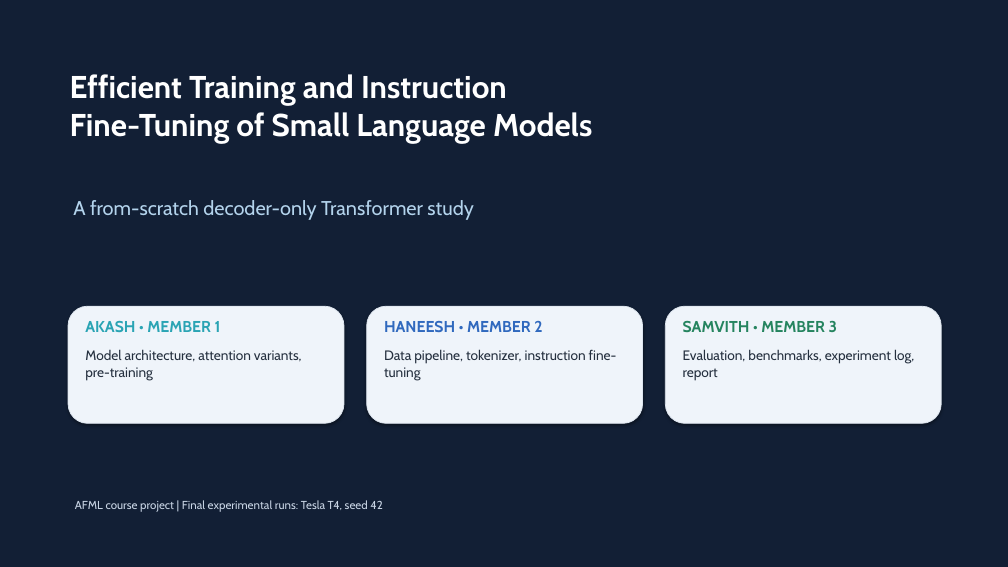
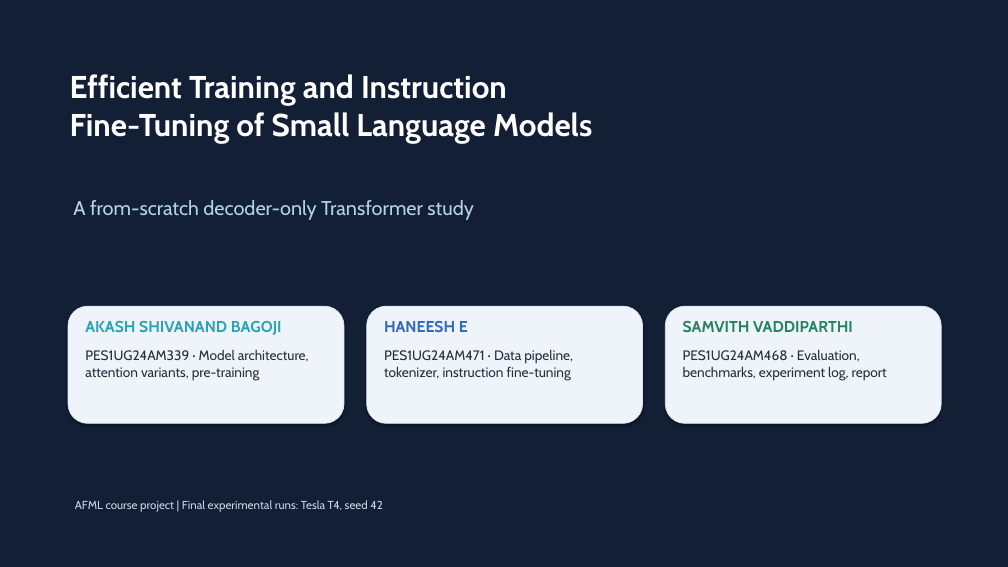
Before and after one commit to akashsb2005/AFML-Project, a slide deck: slide 1 of AFML_Project_Final_Presentation_Updated.pptx. Drawn at 1008x567 pixels with LibreOffice and Linux fonts; fonts in the diff are those of the drawing. Boxes give left, top, right and bottom in pixels: in the first picture for what was removed or moved away, otherwise in the second. Text is boxed around its words. In the diff, an @@ line names an element or a change of style, - is before the commit and + after.

Commit message:
Add team SRNs and full names; add the paper, template slides and video script
SRNs and university names: Akash Shivanand Bagoji (PES1UG24AM339), Haneesh E
(PES1UG24AM471), Samvith Vaddiparthi (PES1UG24AM468) in the README, final report,
methodology, Member 1 record and the title slide of the existing deck. Add the
IEEE paper source (paper/), the slides on the official course template, and the
presentation video script.

```diff
--- a/AFML_Project_Final_Presentation_Updated.pptx
+++ b/AFML_Project_Final_Presentation_Updated.pptx
@@ text at [85, 321, 282, 335]: text changed @@
-AKASH • MEMBER 1
+AKASH SHIVANAND BAGOJI
@@ text at [384, 321, 468, 332]: text changed @@
-HANEESH • MEMBER 2
+HANEESH E
@@ text at [683, 321, 853, 332]: text changed @@
-SAMVITH • MEMBER 3
+SAMVITH VADDIPARTHI
@@ text at [85, 349, 309, 381]: text changed @@
-Model architecture, attention variants, pre-training
+PES1UG24AM339 · Model architecture, attention variants, pre-training
@@ text at [384, 349, 573, 381]: text changed @@
-Data pipeline, tokenizer, instruction fine-tuning
+PES1UG24AM471 · Data pipeline, tokenizer, instruction fine-tuning
@@ text at [683, 349, 887, 381]: text changed @@
-Evaluation, benchmarks, experiment log, report
+PES1UG24AM468 · Evaluation, benchmarks, experiment log, report
```
Also in this commit, not shown: 10 other files.
